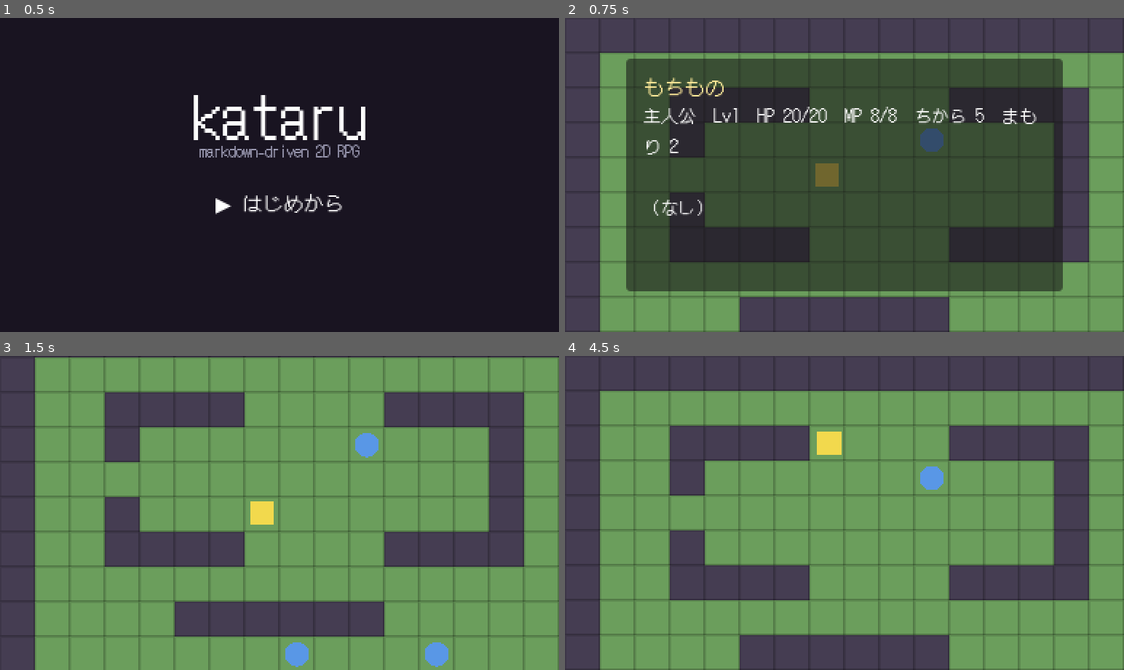
Above: before the commit, frames 1-4 (two rows, left to right).
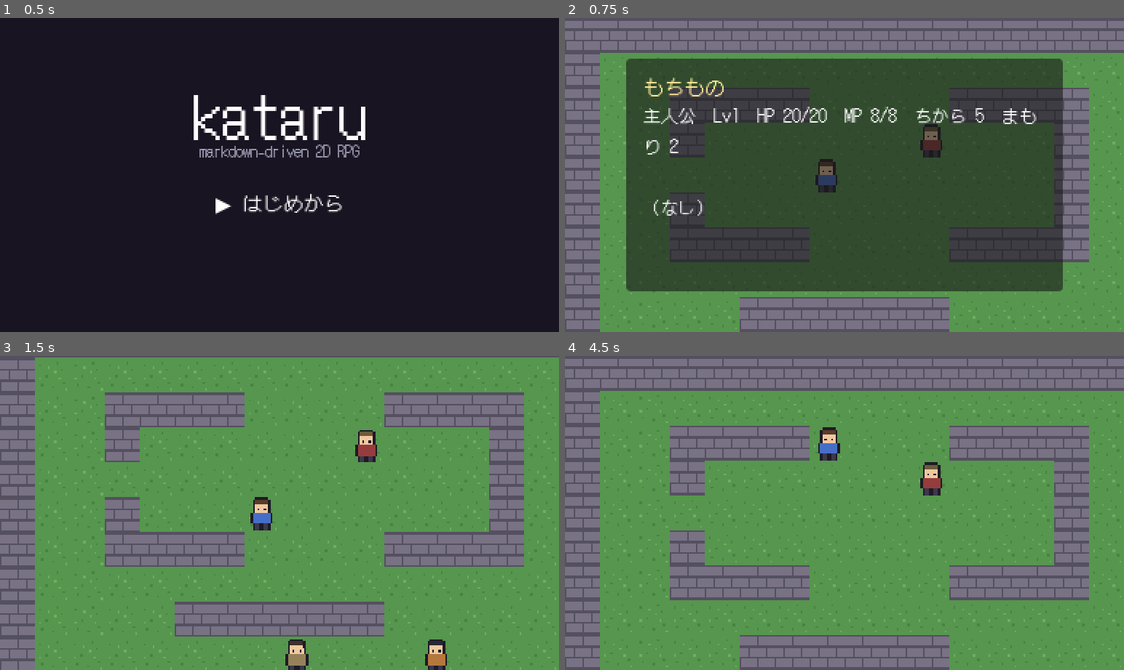
Above: after the commit, the same moments.

Repository: dobachi/kataru
Game: Godot game, scene res://src/game/Title.tscn
The game is run twice, just before and just after one commit, with the same random seed, the same clock (stepped at 60 frames per second) and the same inputs.
Inputs:
- Up to frame 1 (0.5 s): no input
- Up to frame 2 (0.75 s): tap Enter (ui_accept) at 0.5 s; hold Right (ui_right) from 0.53 s (still down); tap I at 0.6 s
- Up to frame 3 (1.5 s): tap Enter (ui_accept) at 0.77, 1.25 s; release Right (ui_right) at 1.28 s; hold Down (ui_down) from 1.28 s (still down); tap I at 1.35 s
- Up to frame 4 (4.5 s): tap Enter (ui_accept) at 1.52, 2.75, 3.02, 3.77, 4.25 s; release Down (ui_down) at 2.03 s; hold Right (ui_right) 2.03-2.78 s; tap I every 0.75 s from 2.1 to 4.35 s; hold Up (ui_up) 2.78-3.53 s; hold Left (ui_left) from 3.53 s (still down)

Frame 1 is identical in both runs. In frame 2, 22% of the frame differs, in the area x 0-100%, y 0-100%; in frame 3, 30%; in frame 4, 36%.

Commit message:
S5: アートをテクスチャ描画へ接続（#49）
- MapRenderer を色塗り→タイル画像(overworld.png)描画に。tilesetで壁を石/木に出し分け
- Player/Npc を characters.png のスプライト描画に（sprite名→アトラス列）
- WorldMap.tileset を追加（MapLoaderで読み込み）
- テクスチャ読込・描画接続をヘッドレスで検証(PASS)

関連: #49

Diff:
--- a/src/core/map_loader.gd
+++ b/src/core/map_loader.gd
@@ -29,6 +29,7 @@
 	var map := WorldMap.new(rows)
 	map.id = str(data.get("id", ""))
 	map.map_name = str(data.get("name", ""))
+	map.tileset = str(data.get("tileset", "overworld"))
 	var ps: Array = data.get("player_start", [1, 1])
 	map.player_start = Vector2i(int(ps[0]), int(ps[1]))
 	map.npcs = data.get("npcs", [])
--- a/src/core/map_renderer.gd
+++ b/src/core/map_renderer.gd
@@ -1,22 +1,30 @@
 class_name MapRenderer
 extends Node2D
-## WorldMap を矩形で描画する。S1暫定の色塗りレンダラ。
-## S2以降で TileMapLayer + 実タイルセットに差し替える想定。
+## WorldMap を 16x16 タイル画像（assets/tiles/overworld.png）で描画する。
+## アトラス順: 0=grass, 1=stone, 2=tree, 3=water, 4=path
+
+const TILE_PX := 16
+const COL_GRASS := 0
+const COL_STONE := 1
+const COL_TREE := 2
 
 var map: WorldMap = null
-var tile_size: int = 32
+var tile_size: int = 16
+var _tex: Texture2D = null
 
-func setup(m: WorldMap, ts: int = 32) -> void:
+func setup(m: WorldMap, ts: int = 16) -> void:
 	map = m
 	tile_size = ts
+	_tex = load("res://assets/tiles/overworld.png")
 	queue_redraw()
 
 func _draw() -> void:
-	if map == null:
+	if map == null or _tex == null:
 		return
+	var wall_col := COL_TREE if map.tileset == "forest" else COL_STONE
 	for y in map.height:
 		for x in map.width:
-			var cell := Vector2i(x, y)
-			var rect := Rect2(x * tile_size, y * tile_size, tile_size, tile_size)
-			draw_rect(rect, TileTypes.color_of(map.tile_at(cell)), true)
-			draw_rect(rect, Color(0, 0, 0, 0.12), false, 1.0)  # うっすらグリッド線
+			var col := wall_col if map.tile_at(Vector2i(x, y)) == TileTypes.WALL else COL_GRASS
+			var dst := Rect2(x * tile_size, y * tile_size, tile_size, tile_size)
+			var src := Rect2(col * TILE_PX, 0, TILE_PX, TILE_PX)
+			draw_texture_rect_region(_tex, dst, src)
--- a/src/core/npc.gd
+++ b/src/core/npc.gd
@@ -1,17 +1,29 @@
 class_name Npc
 extends Node2D
-## マップ上のNPC。会話データ(data)を持ち、S1暫定の青い丸で描画する。
+## マップ上のNPC/オブジェクト。characters アトラスのスプライトで描画する。
+
+## sprite名 → アトラス列（assets/sprites/characters.png）
+const SPRITE_COL := {
+	"elder": 1, "merchant": 2, "apothecary": 3,
+	"swordsman": 4, "forest-dweller": 5, "herb": 6, "slime": 7,
+}
 
 var cell := Vector2i.ZERO
 var data: Dictionary = {}                # { id, name, sprite, dialogue:[...] }
 var tile_size: int = 16
+var _tex: Texture2D = null
 
 func setup(c: Vector2i, d: Dictionary, ts: int = 16) -> void:
 	cell = c
 	data = d
 	tile_size = ts
 	position = Vector2(c.x * ts + ts / 2.0, c.y * ts + ts / 2.0)
+	_tex = load("res://assets/sprites/characters.png")
 	queue_redraw()
 
 func _draw() -> void:
-	draw_circle(Vector2.ZERO, tile_size * 0.35, Color(0.35, 0.59, 0.90))
+	if _tex == null:
+		return
+	var col: int = SPRITE_COL.get(str(data.get("sprite", "")), 1)
+	var s := float(tile_size)
+	draw_texture_rect_region(_tex, Rect2(-s / 2.0, -s / 2.0, s, s), Rect2(col * 16, 0, 16, 16))
--- a/src/core/player.gd
+++ b/src/core/player.gd
@@ -14,12 +14,14 @@
 var input_locked := false               # 会話中などは移動を止める
 var occupied: Dictionary = {}           # Vector2i -> true（NPC等が居るマス）
 var _moving := false
+var _tex: Texture2D = null              # characters アトラス（col0=hero）
 
 func setup(m: WorldMap, start: Vector2i, ts: int = 32) -> void:
 	map = m
 	tile_size = ts
 	cell = start
 	position = _cell_to_pos(cell)
+	_tex = load("res://assets/sprites/characters.png")
 	queue_redraw()
 
 func _cell_to_pos(c: Vector2i) -> Vector2:
@@ -55,5 +57,7 @@
 	)
 
 func _draw() -> void:
-	var s := tile_size * 0.7
-	draw_rect(Rect2(-s / 2.0, -s / 2.0, s, s), Color(0.95, 0.85, 0.30), true)
+	if _tex == null:
+		return
+	var s := float(tile_size)
+	draw_texture_rect_region(_tex, Rect2(-s / 2.0, -s / 2.0, s, s), Rect2(0, 0, 16, 16))
--- a/src/core/world_map.gd
+++ b/src/core/world_map.gd
@@ -5,6 +5,7 @@
 
 var id: String = ""
 var map_name: String = ""
+var tileset: String = "overworld"
 var width: int = 0
 var height: int = 0
 var tiles: Array = []                 # Array[Array[int]]（行優先）
Not shown, added: assets/sprites/characters.png.import
Not shown, added: assets/tiles/overworld.png.import
